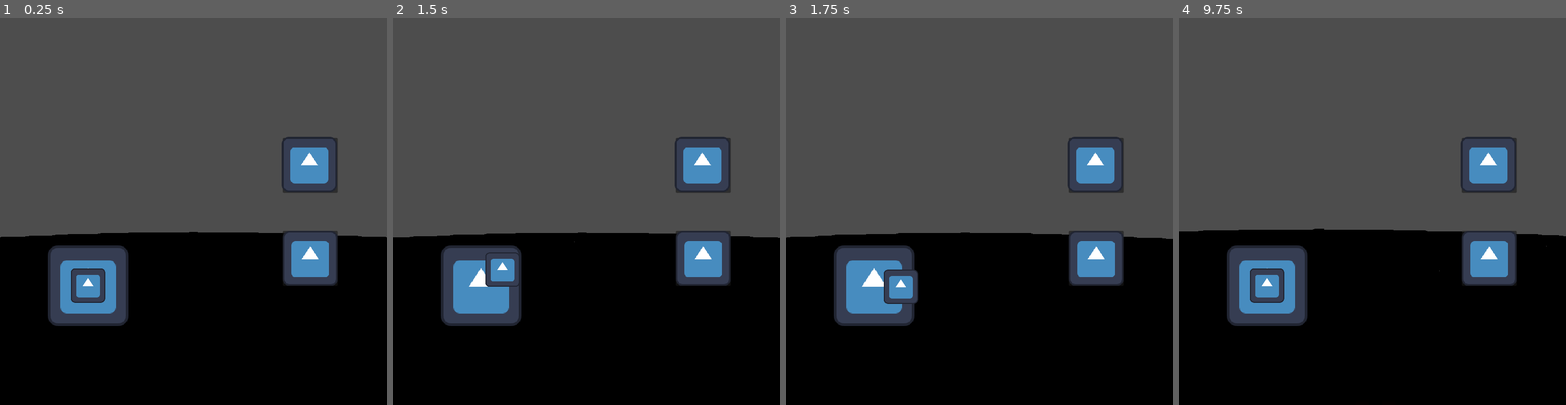
Above: before the commit, frames 1-4 (left to right).
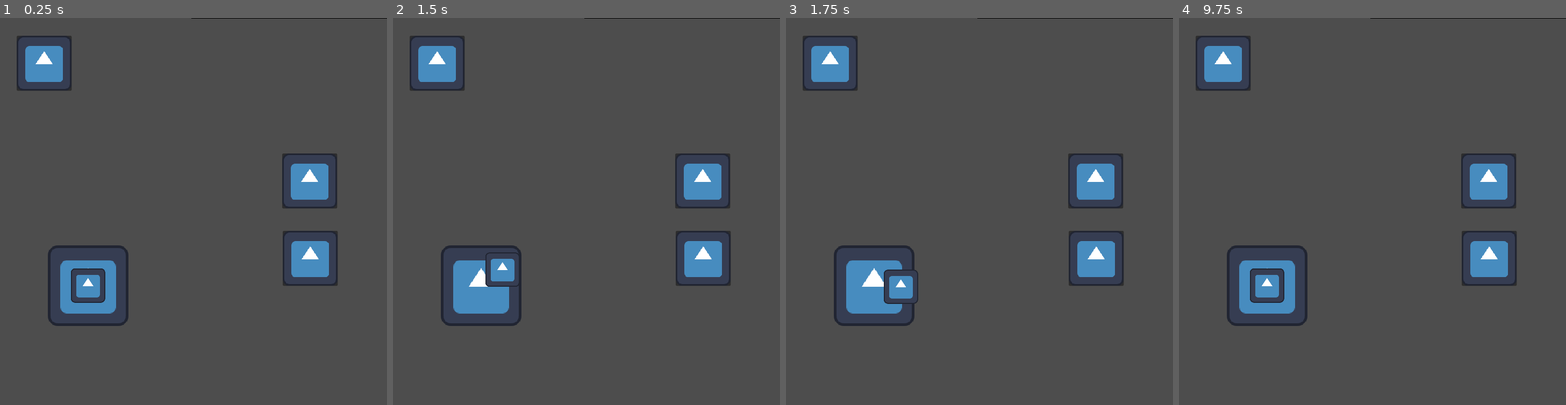
Above: after the commit, the same moments.

Repository: PuKYC/Sky_Dimension
Game: Godot game, scene res://main.tscn
Same seed, same stepped clock (60 frames per second), same inputs: the game is played once before the commit and once after it. The engine's default icon, where the game draws it, is replaced by a stand-in: a white triangle on a blue panel in a dark square.
Inputs (mouse positions are in pixels of both pictures, inside the frame that each line leads up to):
- Up to frame 1 (0.25 s): no input
- Up to frame 2 (1.5 s): tap Enter at 0.5 s; move the mouse to (671, 192) at 0.52 s; click (671, 192) at 0.67 s; tap Space at 1.25 s; drag from (509, 230) to (567, 288) at 1.27 s
- Up to frame 3 (1.75 s): no input
- Up to frame 4 (9.75 s): move the mouse to (1411, 126) at 2.02 s; click (1411, 126) at 2.17 s; tap Enter at 2.75, 5 s; drag from (1353, 288) to (1256, 153) at 2.77 s; move the mouse to (1488, 269) at 3.52 s; click (1488, 269) at 3.67 s; tap Space at 4.25, 5.75 s; drag from (1256, 153) to (1314, 114) at 4.27 s; move the mouse to (1391, 211) at 5.02 s; click (1391, 211) at 5.17 s; drag from (1314, 114) to (1295, 230) at 5.77 s; move the mouse to (1457, 192) at 6.52 s; click (1457, 192) at 6.67 s; drag from (1295, 230) to (1353, 288) at 7.27 s; move the mouse to (1411, 126) at 8.02 s; click (1411, 126) at 8.17 s; drag from (1353, 288) to (1256, 153) at 8.77 s; move the mouse to (1488, 269) at 9.52 s; click (1488, 269) at 9.67 s

The runs differ from the first frame. In frame 1, 40% of the frame differs, in the area x 0-100%, y 0-100%; in frame 2, 40%; in frame 3, 40%; in frame 4, 41%.

Commit message:
优化面合并性能

Diff:
--- a/UI/TouchGameControl/UI_game.tscn
+++ b/UI/TouchGameControl/UI_game.tscn
@@ -1,12 +1,13 @@
-[gd_scene load_steps=8 format=3 uid="uid://cru7bls2kuvmw"]
+[gd_scene load_steps=9 format=3 uid="uid://cru7bls2kuvmw"]
 
 [ext_resource type="Texture2D" uid="uid://ccffh0je0va6t" path="res://icon.svg" id="1_aalgr"]
 [ext_resource type="Script" uid="uid://cn2l2ryheu4fc" path="res://UI/TouchGameControl/extends/joystick_panel.gd" id="1_y5eyt"]
 [ext_resource type="Script" uid="uid://bdbetsldkt81o" path="res://UI/TouchGameControl/extends/up.gd" id="2_dk3lh"]
 [ext_resource type="Script" uid="uid://dd11ho3jjgahq" path="res://UI/TouchGameControl/extends/down.gd" id="4_i678u"]
 [ext_resource type="Script" uid="uid://daehab7du7slg" path="res://UI/TouchGameControl/extends/rotation.gd" id="4_wojv6"]
+[ext_resource type="Script" uid="uid://dpxnijik1b2xu" path="res://UI/TouchGameControl/set.gd" id="6_dk3lh"]
 
-[sub_resource type="StyleBoxEmpty" id="StyleBoxEmpty_567tx"]
+[sub_resource type="StyleBoxLine" id="StyleBoxLine_wojv6"]
 
 [sub_resource type="StyleBoxEmpty" id="StyleBoxEmpty_wsnd7"]
 
@@ -19,22 +20,22 @@
 anchor_bottom = 1.0
 grow_horizontal = 0
 grow_vertical = 2
-theme_override_styles/panel = SubResource("StyleBoxEmpty_567tx")
+theme_override_styles/panel = SubResource("StyleBoxLine_wojv6")
 script = ExtResource("4_wojv6")
 metadata/_custom_type_script = "uid://ciqx4lhpdty1p"
 metadata/_edit_use_anchors_ = true
 
 [node name="UP" type="Panel" parent="Rotation"]
 layout_mode = 1
-anchors_preset = -1
+anchors_preset = 8
 anchor_left = 0.5
-anchor_top = 0.393
+anchor_top = 0.5
 anchor_right = 0.5
-anchor_bottom = 0.393
-offset_left = -12.8004
-offset_top = -60.0
-offset_right = 115.2
-offset_bottom = 68.0
+anchor_bottom = 0.5
+offset_left = -13.4376
+offset_top = -108.0
+offset_right = 114.563
+offset_bottom = 20.0
 grow_horizontal = 2
 grow_vertical = 2
 scale = Vector2(0.8, 0.8)
@@ -46,10 +47,6 @@
 anchors_preset = 15
 anchor_right = 1.0
 anchor_bottom = 1.0
-offset_left = -2.04651
-offset_top = -2.44999
-offset_right = -2.04651
-offset_bottom = -2.44999
 grow_horizontal = 2
 grow_vertical = 2
 texture = ExtResource("1_aalgr")
@@ -120,3 +117,21 @@
 grow_vertical = 2
 scale = Vector2(0.5, 0.5)
 texture = ExtResource("1_aalgr")
+
+[node name="set" type="Panel" parent="."]
+offset_left = 31.0
+offset_top = 33.0
+offset_right = 159.0
+offset_bottom = 161.0
+scale = Vector2(0.8, 0.8)
+script = ExtResource("6_dk3lh")
+metadata/_custom_type_script = "uid://ciqx4lhpdty1p"
+
+[node name="TextureRect" type="TextureRect" parent="set"]
+layout_mode = 1
+anchors_preset = 15
+anchor_right = 1.0
+anchor_bottom = 1.0
+grow_horizontal = 2
+grow_vertical = 2
+texture = ExtResource("1_aalgr")
--- /dev/null
+++ b/UI/TouchGameControl/set.gd
@@ -0,0 +1,9 @@
+extends TouchControlBase
+
+@onready var world = get_tree().get_first_node_in_group("World")
+
+func on_control_started(_event: InputEventScreenTouch):
+	pass
+
+func on_control_ended():
+	world.generate_world()
--- a/World/array_world.gd
+++ b/World/array_world.gd
@@ -9,306 +9,338 @@
 
 # 预计算基础立方体顶点（假设size是类成员变量）
 var base_ver = [
-		Vector3(size, -size, size),
-		Vector3(-size, -size, size),
-		Vector3(-size, size, size),
-		Vector3(size, size, size),
-		Vector3(size, -size, -size),
-		Vector3(-size, -size, -size),
-		Vector3(-size, size, -size),
-		Vector3(size, size, -size)
+	Vector3(size, -size, size),
+	Vector3(-size, -size, size),
+	Vector3(-size, size, size),
+	Vector3(size, size, size),
+	Vector3(size, -size, -size),
+	Vector3(-size, -size, -size),
+	Vector3(-size, size, -size),
+	Vector3(size, size, -size)
 ]
 
 #定义面的朝向
 const FACE_OFFSETS = {
-		"FRONT": Vector3(0, 0, 1),
-		"BACK": Vector3(0, 0, -1),
-		"LEFT": Vector3(-1, 0, 0),
-		"RIGHT": Vector3(1, 0, 0),
-		"TOP": Vector3(0, 1, 0),
-		"BOTTOM": Vector3(0, -1, 0)
+	"FRONT": Vector3(0, 0, 1),
+	"BACK": Vector3(0, 0, -1),
+	"LEFT": Vector3(-1, 0, 0),
+	"RIGHT": Vector3(1, 0, 0),
+	"TOP": Vector3(0, 1, 0),
+	"BOTTOM": Vector3(0, -1, 0)
 }
 
 #定义面中三角形的绘制顺序以及朝向
 var faces = [
-		[0, 1, 2, FACE_OFFSETS.FRONT],   # Front face triangle 1
-		[0, 2, 3, FACE_OFFSETS.FRONT],   # Front face triangle 2
-		[5, 4, 7, FACE_OFFSETS.BACK],    # Back face triangle 1
-		[5, 7, 6, FACE_OFFSETS.BACK],    # Back face triangle 2
-		[1, 5, 6, FACE_OFFSETS.LEFT],    # Left face triangle 1
-		[1, 6, 2, FACE_OFFSETS.LEFT],    # Left face triangle 2
-		[4, 0, 3, FACE_OFFSETS.RIGHT],   # Right face triangle 1
-		[4, 3, 7, FACE_OFFSETS.RIGHT],   # Right face triangle 2
-		[3, 2, 6, FACE_OFFSETS.TOP],     # Top face triangle 1
-		[3, 6, 7, FACE_OFFSETS.TOP],     # Top face triangle 2
-		[4, 5, 1, FACE_OFFSETS.BOTTOM],  # Bottom face triangle 1
-		[4, 1, 0, FACE_OFFSETS.BOTTOM]  # Bottom face triangle 2
+	[0, 1, 2, FACE_OFFSETS.FRONT],   # Front face triangle 1
+	[0, 2, 3, FACE_OFFSETS.FRONT],   # Front face triangle 2
+	[5, 4, 7, FACE_OFFSETS.BACK],    # Back face triangle 1
+	[5, 7, 6, FACE_OFFSETS.BACK],    # Back face triangle 2
+	[1, 5, 6, FACE_OFFSETS.LEFT],    # Left face triangle 1
+	[1, 6, 2, FACE_OFFSETS.LEFT],    # Left face triangle 2
+	[4, 0, 3, FACE_OFFSETS.RIGHT],   # Right face triangle 1
+	[4, 3, 7, FACE_OFFSETS.RIGHT],   # Right face triangle 2
+	[3, 2, 6, FACE_OFFSETS.TOP],     # Top face triangle 1
+	[3, 6, 7, FACE_OFFSETS.TOP],     # Top face triangle 2
+	[4, 5, 1, FACE_OFFSETS.BOTTOM],  # Bottom face triangle 1
+	[4, 1, 0, FACE_OFFSETS.BOTTOM]  # Bottom face triangle 2
 
 ]
 
 #定义每个面是否渲染面的bit位或索引
 var FaceMask = {
-		"FRONT":0,
-		"BACK":1,
-		"LEFT":2,
-		"RIGHT":3,
-		"TOP":4,
-		"BOTTOM":5
+	"FRONT":0,
+	"BACK":1,
+	"LEFT":2,
+	"RIGHT":3,
+	"TOP":4,
+	"BOTTOM":5
 }
 
 #实现每个面正确的uv映射
 func calculate_uv(vertex: Vector3, normal: Vector3) -> Vector2:
-		var u = 0.0
-		var v = 0.0
-		var half_size = size
+	var u = 0.0
+	var v = 0.0
+	var half_size = size
 
 		# 根据面法线确定UV映射方式
-		if normal == FACE_OFFSETS.FRONT || normal == FACE_OFFSETS.BACK:
-				u = (-vertex.x + half_size) / (2 * half_size)
-				v = (-vertex.y + half_size) / (2 * half_size)
-		elif normal == FACE_OFFSETS.RIGHT || normal == FACE_OFFSETS.LEFT:
-				u = (-vertex.z + half_size) / (2 * half_size)
-				v = (-vertex.y - half_size) / (2 * half_size)
-		elif normal == FACE_OFFSETS.TOP || normal == FACE_OFFSETS.BOTTOM:
-				u = (-vertex.x + half_size) / (2 * half_size)
-				v = (-vertex.z + half_size) / (2 * half_size)
+	if normal == FACE_OFFSETS.FRONT || normal == FACE_OFFSETS.BACK:
+		u = (-vertex.x + half_size) / (2 * half_size)
+		v = (-vertex.y + half_size) / (2 * half_size)
+	elif normal == FACE_OFFSETS.RIGHT || normal == FACE_OFFSETS.LEFT:
+		u = (-vertex.z + half_size) / (2 * half_size)
+		v = (-vertex.y - half_size) / (2 * half_size)
+	elif normal == FACE_OFFSETS.TOP || normal == FACE_OFFSETS.BOTTOM:
+		u = (-vertex.x + half_size) / (2 * half_size)
+		v = (-vertex.z + half_size) / (2 * half_size)
 
 		# 调整反向面的UV方向
-		if normal == FACE_OFFSETS.BACK || normal == FACE_OFFSETS.RIGHT || normal == FACE_OFFSETS.BOTTOM:
-				u = 1.0 - u
-
-		return Vector2(u, v)
+	if normal == FACE_OFFSETS.BACK || normal == FACE_OFFSETS.RIGHT || normal == FACE_OFFSETS.BOTTOM:
+		u = 1.0 - u
+
+	return Vector2(u, v)
 
 #确认面是否需要剔除
 func determine_culled_faces(block_positions: Array) -> Dictionary:
-		var position_set = {}
-		for pos in block_positions[0]:
-			position_set[pos] = true
-
-		var culled_faces = {}
-		for key in block_positions[1]:
-			if not culled_faces.has(key):
-				culled_faces[key] = {}
-
-		var pos
-		var id
-		for index in block_positions[0].size():
-			pos = block_positions[0][index]
-			id = block_positions[1][index]
-			var culled_mask = 0
-			for face in FACE_OFFSETS:
-					var adjacent_pos = pos + FACE_OFFSETS[face]
-					if position_set.has(adjacent_pos):
-							culled_mask |= 1 << FaceMask[face]
-			if culled_mask == 63:
-					continue
-			culled_faces[id][pos] = culled_mask
-		return culled_faces
+	var position_set = {}
+	for pos in block_positions[0]:
+		position_set[pos] = true
+
+	var culled_faces = {}
+	for key in block_positions[1]:
+		if not culled_faces.has(key):
+			culled_faces[key] = {}
+
+	var pos
+	var id
+	for index in block_positions[0].size():
+		pos = block_positions[0][index]
+		id = block_positions[1][index]
+		var culled_mask = 0
+		for face in FACE_OFFSETS:
+			var adjacent_pos = pos + FACE_OFFSETS[face]
+			if position_set.has(adjacent_pos):
+				culled_mask |= 1 << FaceMask[face]
+		if culled_mask == 63:
+			continue
+		culled_faces[id][pos] = culled_mask
+	return culled_faces
 
 func merge_faces(block_culled_faces: Dictionary) -> Dictionary:
-		var block_positions = block_culled_faces.keys()
-
-		# 定义面组配置，明确合并方向轴
-		var face_groups = {
-				"FRONT":  {"axis": "z", "merge_axis_x": "x", "merge_axis_y": "y", "rects": {}},
-				"BACK":   {"axis": "z", "merge_axis_x": "x", "merge_axis_y": "y", "rects": {}},
-				"LEFT":   {"axis": "x", "merge_axis_x": "y", "merge_axis_y": "z", "rects": {}},
-				"RIGHT":  {"axis": "x", "merge_axis_x": "y", "merge_axis_y": "z", "rects": {}},
-				"TOP":    {"axis": "y", "merge_axis_x": "z", "merge_axis_y": "x", "rects": {}},
-				"BOTTOM": {"axis": "y", "merge_axis_x": "z", "merge_axis_y": "x", "rects": {}}
-		}
-
-		# 把单个面按横向合并或添加
-		for block_position in block_positions:
-				var culled = block_culled_faces[block_position]
-				for face_name in face_groups:
-						var face = face_groups[face_name]
-						# 跳过被剔除的面（假设 FaceMask 是全局枚举）
-						if culled & (1 << FaceMask[face_name]) != 0:
-								continue
-
-						var axis_value = block_position[face["axis"]]
-						var rects_on_axis = face["rects"]
-						var merge_axis_x = face["merge_axis_x"]
-						var merge_axis_y = face["merge_axis_y"]
-						# 初始化轴值对应的矩形列表
-						if not rects_on_axis.has(axis_value):
-								rects_on_axis[axis_value] = []
-								rects_on_axis[axis_value].append([block_position, Vector2.ZERO])
-								continue
-
-						# 尝试与现有矩形合并
-						var merged = false
-						for rect in rects_on_axis[axis_value]:
-								var rect_pos: Vector3 = rect[0]
-								var rect_size: Vector2 = rect[1]
-
-								# 检查Y轴是否对齐（单维度合并需确保另一轴固定）
-								if block_position[merge_axis_y] != rect_pos[merge_axis_y]:
-										continue
-
-								# 向左合并（当前方块位于矩形左侧）
-								if block_position[merge_axis_x] == rect_pos[merge_axis_x] - 1:
-										rect[0][merge_axis_x] -= 1  # 矩形起点左移
-										rect[1].x += 1           # 宽度增加
-										merged = true
-										break
-
-								# 向右合并（当前方块位于矩形右侧）
-								elif block_position[merge_axis_x] == rect_pos[merge_axis_x] + rect_size.x + 1:
-										rect[1].x += 1
-										merged = true
-										break
-
-						# 无法合并时添加新矩形
-						if not merged:
-								rects_on_axis[axis_value].append([block_position, Vector2.ZERO])
-
-		# 竖向合并处理
+	var time = Time.get_ticks_usec()
+	var block_positions = block_culled_faces.keys()
+
+	# 定义面组配置，明确合并方向轴
+	var face_groups = {
+		"FRONT":  {"axis": "z", "merge_axis_x": "x", "merge_axis_y": "y", "rects": {}},
+		"BACK":   {"axis": "z", "merge_axis_x": "x", "merge_axis_y": "y", "rects": {}},
+		"LEFT":   {"axis": "x", "merge_axis_x": "y", "merge_axis_y": "z", "rects": {}},
+		"RIGHT":  {"axis": "x", "merge_axis_x": "y", "merge_axis_y": "z", "rects": {}},
+		"TOP":    {"axis": "y", "merge_axis_x": "z", "merge_axis_y": "x", "rects": {}},
+		"BOTTOM": {"axis": "y", "merge_axis_x": "z", "merge_axis_y": "x", "rects": {}}
+	}
+
+	# 把单个面按横向合并或添加
+	for block_position in block_positions:
+		var culled = block_culled_faces[block_position]
 		for face_name in face_groups:
-				var face = face_groups[face_name]
-				var rects_on_axis = face["rects"]
-				var merge_axis_x = face["merge_axis_x"]
-				var merge_axis_y = face["merge_axis_y"]
-
-				# 遍历每个轴向层（如每个z层）
-				for axis_value in rects_on_axis:
-						var rects = rects_on_axis[axis_value]
-						var x_groups = {}
-
-						# 按横向起始和宽度分组
-						for rect in rects:
-								var pos = rect[0]
-								var size_xy = rect[1]
-								var x_key = str(pos[merge_axis_x]) + "_" + str(size_xy.x)
-								if not x_groups.has(x_key):
-										x_groups[x_key] = []
-								x_groups[x_key].append(rect)
-
-						var merged_rects = []
-						for group_key in x_groups:
-								var group = x_groups[group_key]
-								# 按纵向起始排序
-								group.sort_custom(func(a, b): return a[0][merge_axis_y] < b[0][merge_axis_y])
-
-								var i = 0
-								while i < group.size():
-										var current_rect = group[i]
-										var current_y = current_rect[0][merge_axis_y]
-										var current_height = current_rect[1].y
-
-										# 尝试合并后续可连接的矩形
-										var j = i + 1
-										while j < group.size():
-												var next_rect = group[j]
-												var next_y = next_rect[0][merge_axis_y]
-
-												# 检查纵向是否连续
-												if next_y == current_y + current_height + 1:
-														current_height += next_rect[1].y + 1
-														j += 1
-												else:
-														break
-
-										# 更新合并后的尺寸
-										current_rect[1].y = current_height
-										merged_rects.append(current_rect)
-										i = j
-
-						# 更新当前轴向层的矩形列表
-						rects_on_axis[axis_value] = merged_rects
-
-		var return_faces = {
-				"FRONT":  {"axis": "z", "merge_axis_x": "x", "merge_axis_y": "y", "rects": []},
-				"BACK":   {"axis": "z", "merge_axis_x": "x", "merge_axis_y": "y", "rects": []},
-				"LEFT":   {"axis": "x", "merge_axis_x": "y", "merge_axis_y": "z", "rects": []},
-				"RIGHT":  {"axis": "x", "merge_axis_x": "y", "merge_axis_y": "z", "rects": []},
-				"TOP":    {"axis": "y", "merge_axis_x": "z", "merge_axis_y": "x", "rects": []},
-				"BOTTOM": {"axis": "y", "merge_axis_x": "z", "merge_axis_y": "x", "rects": []}
-		}
-		# 最终返回合并处理后的矩形数据
-		for face in face_groups:
-				var list= []
-				var rects = face_groups[face]["rects"].values()
-				for index in rects:
-						for n in index:
-								list.append(n)
-				return_faces[face]["rects"] = list
-		return return_faces
+			var face = face_groups[face_name]
+			# 跳过被剔除的面（假设 FaceMask 是全局枚举）
+			if culled & (1 << FaceMask[face_name]) != 0:
+				continue
+
+			var axis_value = block_position[face["axis"]]
+			var rects_on_axis = face["rects"]
+			var merge_axis_x = face["merge_axis_x"]
+			var merge_axis_y = face["merge_axis_y"]
+			# 初始化轴值对应的矩形列表
+			if not rects_on_axis.has(axis_value):
+				rects_on_axis[axis_value] = []
+				rects_on_axis[axis_value].append([block_position, Vector2.ZERO])
+				continue
+			rects_on_axis[axis_value].append([block_position, Vector2.ZERO])
+
+	# 竖向合并处理
+	for face_name in face_groups:
+		var face = face_groups[face_name]
+		var rects_on_axis = face["rects"]
+		var merge_axis_x = face["merge_axis_x"]
+		var merge_axis_y = face["merge_axis_y"]
+
+		# 遍历每个轴向层（如每个z层）
+		for axis_value in rects_on_axis:
+			var rects = rects_on_axis[axis_value]
+			var y_groups = {}
+
+			# 按横向起始和宽度分组
+			for rect in rects:
+				var pos = rect[0]
+				var size_xy = rect[1]
+				var y_key = str(pos[merge_axis_y]) + "_" + str(size_xy.y)
+				if not y_groups.has(y_key):
+					y_groups[y_key] = []
+				y_groups[y_key].append(rect)
+
+			var merged_rects = []
+			for group_key in y_groups:
+				var group = y_groups[group_key]
+				# 按纵向起始排序
+				group.sort_custom(func(a, b): return a[0][merge_axis_x] < b[0][merge_axis_x])
+
+				var i = 0
+				while i < group.size():
+					var current_rect = group[i]
+					var current_x = current_rect[0][merge_axis_x]
+					var current_height = current_rect[1].x
+
+					# 尝试合并后续可连接的矩形
+					var j = i + 1
+					while j < group.size():
+						var next_rect = group[j]
+						var next_x = next_rect[0][merge_axis_x]
+
+						# 检查纵向是否连续
+						if next_x == current_x + current_height + 1:
+							current_height += next_rect[1].x + 1
+							j += 1
+						else:
+							break
+
+					# 更新合并后的尺寸
+					current_rect[1].x = current_height
+					merged_rects.append(current_rect)
+					i = j
+
+			# 更新当前轴向层的矩形列表
+			rects_on_axis[axis_value] = merged_rects
+
+	# 竖向合并处理
+	for face_name in face_groups:
+		var face = face_groups[face_name]
+		var rects_on_axis = face["rects"]
+		var merge_axis_x = face["merge_axis_x"]
+		var merge_axis_y = face["merge_axis_y"]
+
+		# 遍历每个轴向层（如每个z层）
+		for axis_value in rects_on_axis:
+			var rects = rects_on_axis[axis_value]
+			var x_groups = {}
+
+			# 按横向起始和宽度分组
+			for rect in rects:
+				var pos = rect[0]
+				var size_xy = rect[1]
+				var x_key = str(pos[merge_axis_x]) + "_" + str(size_xy.x)
+				if not x_groups.has(x_key):
+					x_groups[x_key] = []
+				x_groups[x_key].append(rect)
+
+			var merged_rects = []
+			for group_key in x_groups:
+				var group = x_groups[group_key]
+				# 按纵向起始排序
+				group.sort_custom(func(a, b): return a[0][merge_axis_y] < b[0][merge_axis_y])
+
+				var i = 0
+				while i < group.size():
+					var current_rect = group[i]
+					var current_y = current_rect[0][merge_axis_y]
+					var current_height = current_rect[1].y
+
+					# 尝试合并后续可连接的矩形
+					var j = i + 1
+					while j < group.size():
+						var next_rect = group[j]
+						var next_y = next_rect[0][merge_axis_y]
+
+						# 检查纵向是否连续
+						if next_y == current_y + current_height + 1:
+							current_height += next_rect[1].y + 1
+							j += 1
+						else:
+							break
+
+					# 更新合并后的尺寸
+					current_rect[1].y = current_height
+					merged_rects.append(current_rect)
+					i = j
+
+			# 更新当前轴向层的矩形列表
+			rects_on_axis[axis_value] = merged_rects
+
+	var return_faces = {
+		"FRONT":  {"axis": "z", "merge_axis_x": "x", "merge_axis_y": "y", "rects": []},
+		"BACK":   {"axis": "z", "merge_axis_x": "x", "merge_axis_y": "y", "rects": []},
+		"LEFT":   {"axis": "x", "merge_axis_x": "y", "merge_axis_y": "z", "rects": []},
+		"RIGHT":  {"axis": "x", "merge_axis_x": "y", "merge_axis_y": "z", "rects": []},
+		"TOP":    {"axis": "y", "merge_axis_x": "z", "merge_axis_y": "x", "rects": []},
+		"BOTTOM": {"axis": "y", "merge_axis_x": "z", "merge_axis_y": "x", "rects": []}
+	}
+	# 最终返回合并处理后的矩形数据
+	for face in face_groups:
+		var list= []
+		var rects = face_groups[face]["rects"].values()
+		for index in rects:
+			for n in index:
+				list.append(n)
+		return_faces[face]["rects"] = list
+
+	print("面剔除耗时：", (Time.get_ticks_usec()-time)/1000.0/1000.0)
+
+	return return_faces
 
 
 
 func set_world(list: Array):
-		var culled_faces = determine_culled_faces(list)
-
-		var mesh = ArrayMesh.new()
-		var base_material = preload("res://World/block_png/world.material")
-
-		for id in culled_faces.keys():
-			var merge_faces = merge_faces(culled_faces[id])
-			var surfacetool = SurfaceTool.new()
-			surfacetool.begin(Mesh.PRIMITIVE_TRIANGLES)
-			for face in merge_faces:
-					var face_data = merge_faces[face]
-					var axis = face_data["axis"]
-					var merge_axis_x = face_data["merge_axis_x"]
-					var merge_axis_y = face_data["merge_axis_y"]
-					var face_offset = FACE_OFFSETS[face][axis]
-					var face_index = [FaceMask[face] * 2, FaceMask[face] * 2 + 1]
+	var culled_faces = determine_culled_faces(list)
+
+	var mesh = ArrayMesh.new()
+	var base_material = preload("res://World/block_png/world.material")
+
+	for id in culled_faces.keys():
+		var merge_faces = merge_faces(culled_faces[id])
+		var surfacetool = SurfaceTool.new()
+		surfacetool.begin(Mesh.PRIMITIVE_TRIANGLES)
+		for face in merge_faces:
+			var face_data = merge_faces[face]
+			var axis = face_data["axis"]
+			var merge_axis_x = face_data["merge_axis_x"]
+			var merge_axis_y = face_data["merge_axis_y"]
+			var face_offset = FACE_OFFSETS[face][axis]
+			var face_index = [FaceMask[face] * 2, FaceMask[face] * 2 + 1]
 
 					# 预计算需要调整的顶点索引
-					var adjust_x_indices = []
-					var adjust_y_indices = []
-					for index in base_ver.size():
-							var vertex = base_ver[index]
-							if face_offset - vertex[axis] * 2 == 0:
-									if vertex[merge_axis_x] > 0:
-											adjust_x_indices.append(index)
-									if vertex[merge_axis_y] > 0:
-											adjust_y_indices.append(index)
+			var adjust_x_indices = []
+			var adjust_y_indices = []
+			for index in base_ver.size():
+				var vertex = base_ver[index]
+				if face_offset - vertex[axis] * 2 == 0:
+					if vertex[merge_axis_x] > 0:
+						adjust_x_indices.append(index)
+					if vertex[merge_axis_y] > 0:
+						adjust_y_indices.append(index)
 
 					# 处理每个矩形区域
-					for position_h_w in face_data["rects"]:
+			for position_h_w in face_data["rects"]:
 							# 复制基础顶点并进行调整
-							var ver = base_ver.duplicate()
-							var pos_offset = position_h_w[0]
-							var size_offset = position_h_w[1]
+				var ver = base_ver.duplicate()
+				var pos_offset = position_h_w[0]
+				var size_offset = position_h_w[1]
 
 							# 应用X轴偏移
-							for idx in adjust_x_indices:
-									var v = ver[idx]
-									ver[idx] = Vector3(
-											v.x + (size_offset.x if merge_axis_x == "x" else 0),
-											v.y + (size_offset.x if merge_axis_x == "y" else 0),
-											v.z + (size_offset.x if merge_axis_x == "z" else 0)
-									)
+				for idx in adjust_x_indices:
+					var v = ver[idx]
+					ver[idx] = Vector3(
+						v.x + (size_offset.x if merge_axis_x == "x" else 0),
+						v.y + (size_offset.x if merge_axis_x == "y" else 0),
+						v.z + (size_offset.x if merge_axis_x == "z" else 0)
+					)
 
 							# 应用Y轴偏移
-							for idx in adjust_y_indices:
-									var v = ver[idx]
-									ver[idx] = Vector3(
-											v.x + (size_offset.y if merge_axis_y == "x" else 0),
-											v.y + (size_offset.y if merge_axis_y == "y" else 0),
-											v.z + (size_offset.y if merge_axis_y == "z" else 0)
-									)
+				for idx in adjust_y_indices:
+					var v = ver[idx]
+					ver[idx] = Vector3(
+						v.x + (size_offset.y if merge_axis_y == "x" else 0),
+						v.y + (size_offset.y if merge_axis_y == "y" else 0),
+						v.z + (size_offset.y if merge_axis_y == "z" else 0)
+					)
 
 							# 添加顶点数据
-							for face_idx in face_index:
-									var indices = faces[face_idx]
-									var normal = indices[3]
-
-									for i in 3:
-											var vertex = ver[indices[i]] + pos_offset
-											surfacetool.set_normal(normal)
-											surfacetool.set_uv(calculate_uv(ver[indices[i]], normal))
-											surfacetool.add_vertex(vertex)
-
-			surfacetool.generate_tangents()
-			mesh = surfacetool.commit(mesh)
-
-			var material = base_material.duplicate(true)  # 深度复制材质实例
-			material.albedo_texture = load(blocks[id][1])
-			mesh.surface_set_material(id, material)
-
-		array_mesh.mesh = mesh
-		collision.shape = array_mesh.mesh.create_trimesh_shape()
+				for face_idx in face_index:
+					var indices = faces[face_idx]
+					var normal = indices[3]
+
+					for i in 3:
+						var vertex = ver[indices[i]] + pos_offset
+						surfacetool.set_normal(normal)
+						surfacetool.set_uv(calculate_uv(ver[indices[i]], normal))
+						surfacetool.add_vertex(vertex)
+
+		surfacetool.generate_tangents()
+		mesh = surfacetool.commit(mesh)
+
+		var material = base_material.duplicate(true)  # 深度复制材质实例
+		material.albedo_texture = load(blocks[id][1])
+		mesh.surface_set_material(id, material)
+
+	array_mesh.mesh = mesh
+	collision.shape = array_mesh.mesh.create_trimesh_shape()
--- a/World/world.gd
+++ b/World/world.gd
@@ -34,8 +34,12 @@
 	return world_list
 
 #生成世界
-func generate_world() -> Array:
-	return generate_circle(Vector3(0, 0, 0), 30)
+func generate_world():
+	var time = Time.get_ticks_usec()
+	world = generate_circle(Vector3(0, 0, 0), 300)
+	add_block(Vector3(0, 1, 0), 1)
+	array_world.set_world(world)
+	print("生成世界耗时：", (Time.get_ticks_usec()-time)/1000.0/1000.0)
 
 func add_block(posi:Vector3, id:int):
 	world[0].append(posi)
@@ -43,6 +47,3 @@
 
 func _ready() -> void:
 	array_world.blocks = blocks
-	world = generate_world()
-	add_block(Vector3(0, 1, 0), 1)
-	array_world.set_world(world)
--- a/World/world.tscn
+++ b/World/world.tscn
@@ -3,7 +3,7 @@
 [ext_resource type="Script" uid="uid://but16gxpit87d" path="res://World/world.gd" id="1_j8job"]
 [ext_resource type="Script" uid="uid://d24ktl7imb3ld" path="res://World/array_world.gd" id="2_3f78f"]
 
-[node name="World" type="Node3D"]
+[node name="World" type="Node3D" groups=["World"]]
 script = ExtResource("1_j8job")
 
 [node name="array_world" type="StaticBody3D" parent="."]
Not shown, added: export_presets.cfg
